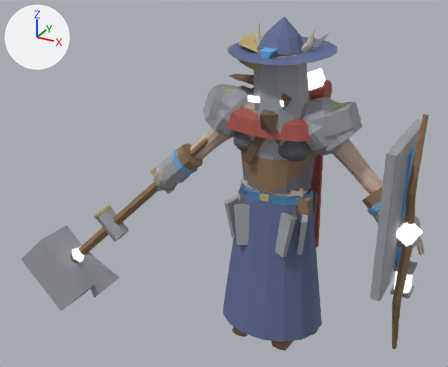
The glTF model art/creator/humanoid_heavy/export/humanoid_heavy_feminine.glb as it was, and as the next commit left it.
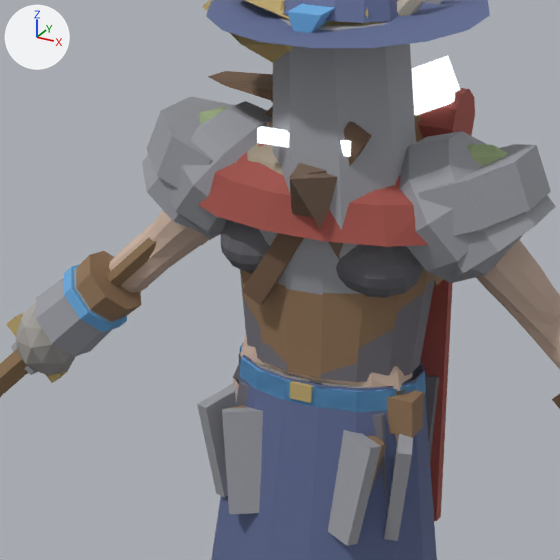
Old and new are each drawn whole from a 50 mm lens placed at (1.43, -3.29, 2.65), pointed at (-0.42, 0.09, 0.96) and again close up on the part from 33% to 81% of the width and 13% to 72% of the height. Lighting does not change. The marker at upper left points along +X, +Y and +Z. The last two pictures show the newer version.

Before the edit, the objects in view are built like this:
```python
me_part_arms_gauntlets = bpy.data.meshes.new('part.arms.gauntlets')
me_part_arms_gauntlets.from_pydata(...)  # 56 vertices, 96 faces; spans x -0.92..0.92, y -0.11..0.09, z 0.86..1.19
me_part_arms_gauntlets.materials.append(mat_metal)
me_part_shoulders_pauldrons = bpy.data.meshes.new('part.shoulders.pauldrons')
me_part_shoulders_pauldrons.from_pydata(...)  # 62 vertices, 116 faces; spans x -0.441..0.441, y -0.17..0.191, z 1.34..1.668
me_part_shoulders_pauldrons.materials.append(mat_metal)
me_part_waist_belt = bpy.data.meshes.new('part.waist.belt')
me_part_waist_belt.from_pydata(...)  # 48 vertices, 84 faces; spans x -0.233..0.257, y -0.173..0.166, z 0.966..1.074
# faces by material slot: [72, 12]
me_part_waist_belt.materials.append(mat_cloth)
me_part_waist_belt.materials.append(mat_metal)
ob_part_arms_gauntlets = bpy.data.objects.new('part.arms.gauntlets', me_part_arms_gauntlets)
ob_part_arms_gauntlets.location = (0.0, 0.0, 0.0)
ob_part_shoulders_pauldrons = bpy.data.objects.new('part.shoulders.pauldrons', me_part_shoulders_pauldrons)
ob_part_shoulders_pauldrons.location = (0.0, 0.0, 0.0)
ob_part_waist_belt = bpy.data.objects.new('part.waist.belt', me_part_waist_belt)
ob_part_waist_belt.location = (0.0, 0.0, 0.0)
# also in view: 'part.arms.stone_fists' at (0.0, -0.02, 0.98); 'part.torso.coat' at (0.0, 0.0, 0.95); 'part.head.wide_hat' at (0.01, 0.01, 2.0); 'part.face.eyepatch' at (-0.11, 0.01, 1.74); 'part.torso.robe' at (0.0, 0.0, 0.85)
```
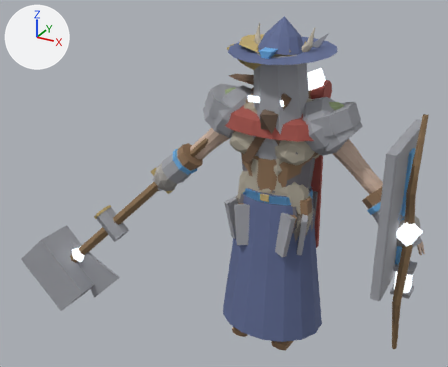
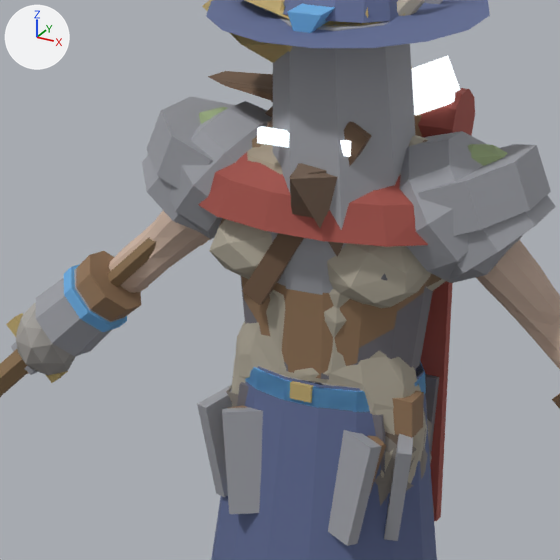
Changed parts and their boxes (x1, y1, x2, y2) in the close-ups (560 x 560 px):
'part.torso.linen_tunic', added
    after: (209, 125, 445, 484)
'part.legs.wool_trousers', added (mostly hidden)
    after: (226, 385, 432, 506)

The edits, one by one:
Mesh me_part_torso_linen_tunic is new.
It has 729 vertices, 1526 faces and spans x -0.258..0.304, y -0.198..0.201, z 0.761..1.667.
It uses material mat_skin.
Mesh me_part_legs_wool_trousers is new.
It has 856 vertices, 1723 faces and spans x -0.267..0.259, y -0.153..0.198, z 0.041..1.008.
It uses material mat_skin.
Object 'part.torso.linen_tunic' (ob_part_torso_linen_tunic) is new; it shows me_part_torso_linen_tunic.
Its location is (0.0, 0.0, 0.0).
Object 'part.legs.wool_trousers' (ob_part_legs_wool_trousers) is new; it shows me_part_legs_wool_trousers.
Its location is (0.0, 0.0, 0.0).
